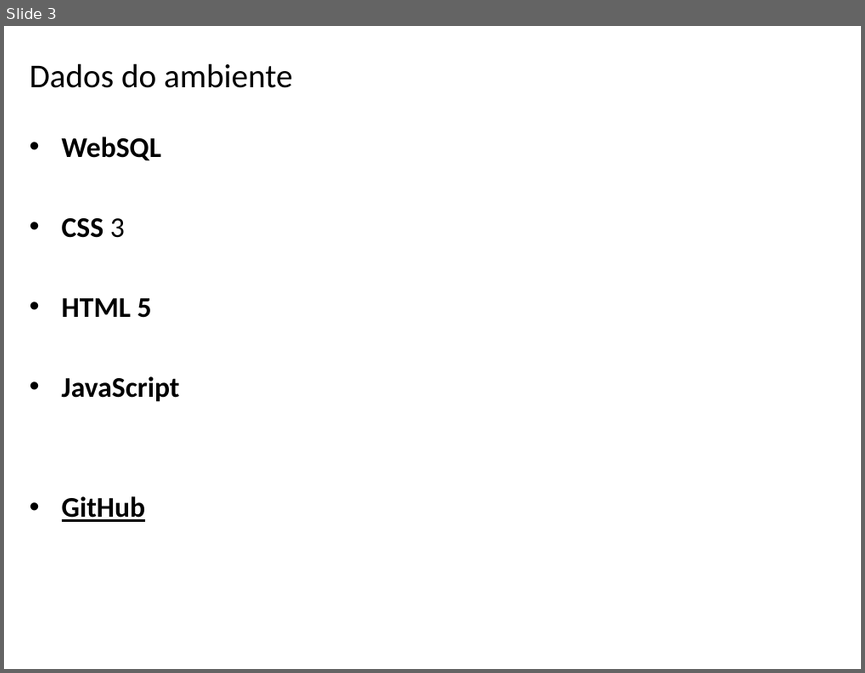
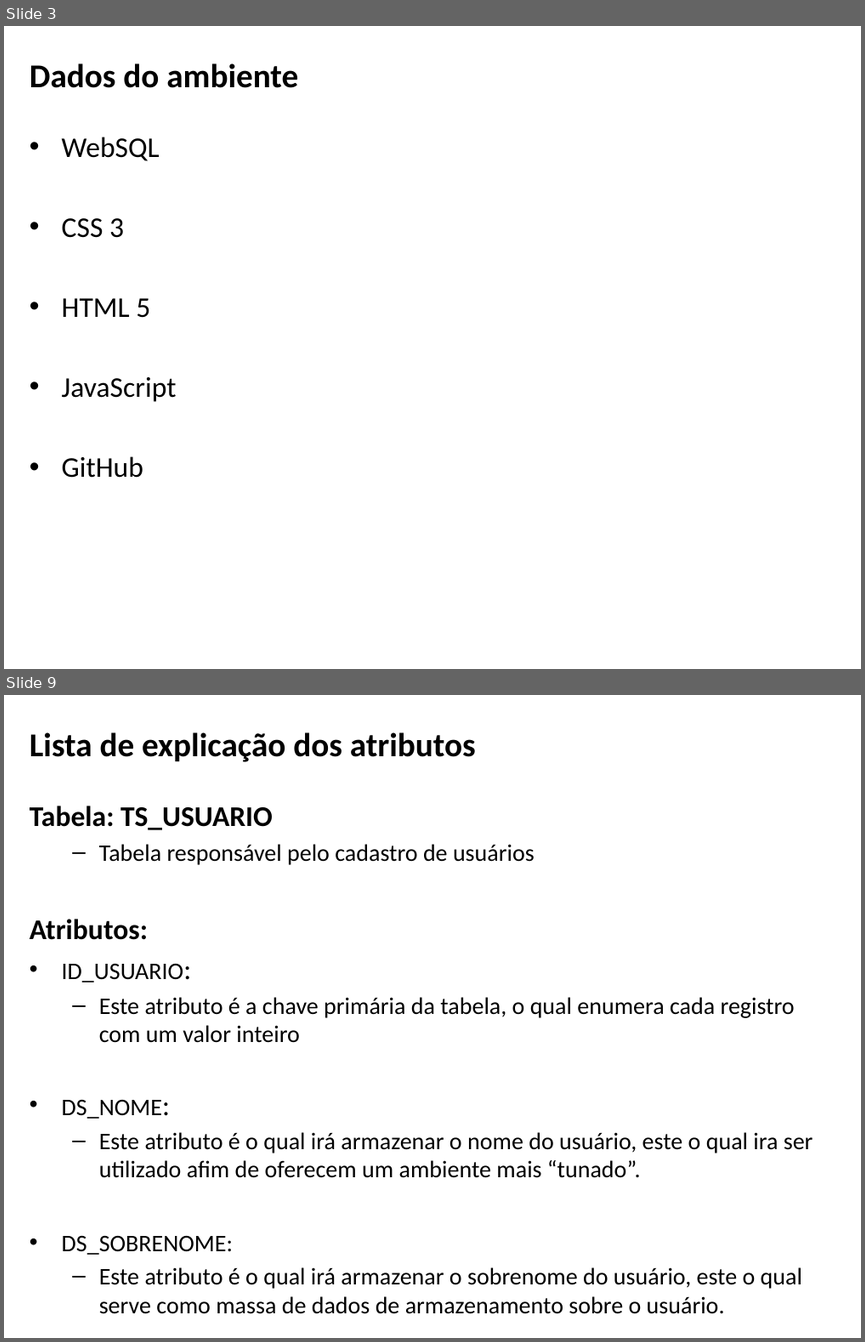
Before and after one commit to EDU23800/BSI4_PI4_CRUD_HTML, a slide deck: apresentação_fase_1.pptx. Shown one above the other, each under a label of ours: slide 3 before the commit, slides 3 and 9 after it; the slides between them are not shown. The pictures are 865x673 and 865x1342 pixels, drawn with LibreOffice and Linux fonts; fonts in the diff are those of the drawing; background and template pictures are left out. Boxes give left, top, right and bottom in pixels: in the first picture for what was removed or moved away, otherwise in the second. Text is boxed around its words. In the diff, an @@ line names an element or a change of style, - is before the commit and + after.

```diff
--- a/apresentação_fase_1.pptx
+++ b/apresentação_fase_1.pptx
@@ slide 9 added at (4,695,861,1338), background picture (left out) @@
@@ title added at (30,732,476,762), 28 pt, text #000000, bold @@
+Lista de explicação dos atributos
@@ text added at (30,805,813,1314), 20 pt, text #000000 @@
+Tabela: TS_USUARIO
+  – Tabela responsável pelo cadastro de usuários
+Atributos:
+• ID_USUARIO:
+  – Este atributo é a chave primária da tabela, o qual enumera cada registro com um valor inteiro
+• DS_NOME:
+  – Este atributo é o qual irá armazenar o nome do usuário, este o qual ira ser utilizado afim de oferecem um ambiente mais “tunado”.
+• DS_SOBRENOME:
+  – Este atributo é o qual irá armazenar o sobrenome do usuário, este o qual serve como massa de dados de armazenamento sobre o usuário.
@@ slide 3 changed as well @@
@@ title "Dados do ambiente" at (30,63,298,88): bold on @@
@@ text "WebSQL" at (62,136,177,477): bold off; underline off in "GitHub" @@
```
Also in this commit, not shown: 2 other slides changed, 21 other slides added, 1 slide removed, 1 other file.
